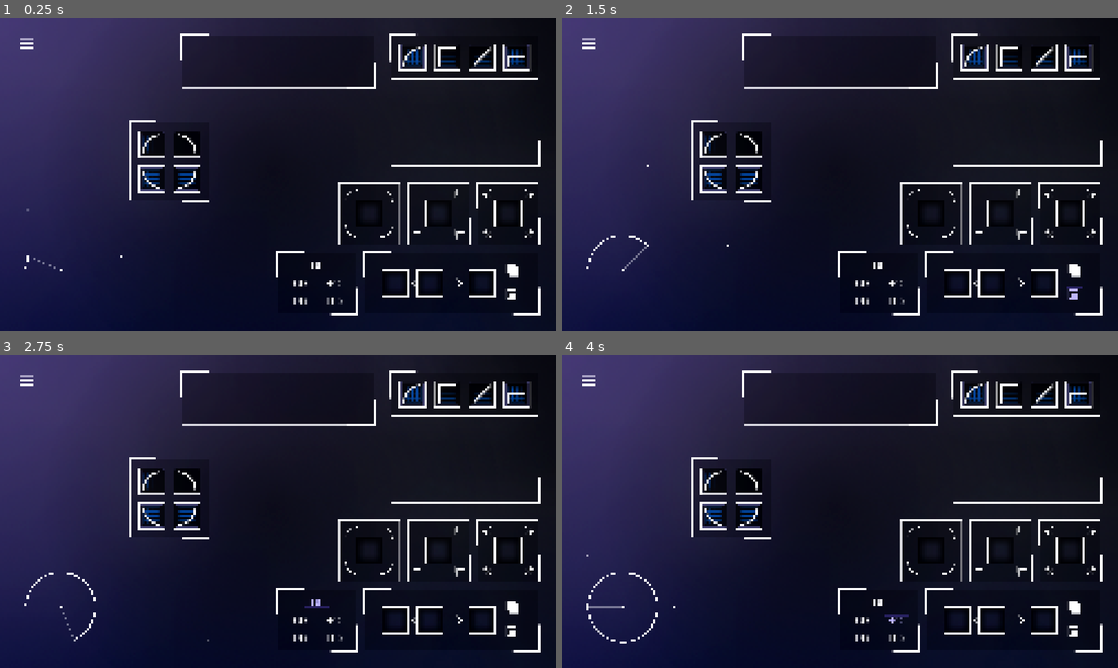
Above: before the commit, frames 1-4 (two rows, left to right).
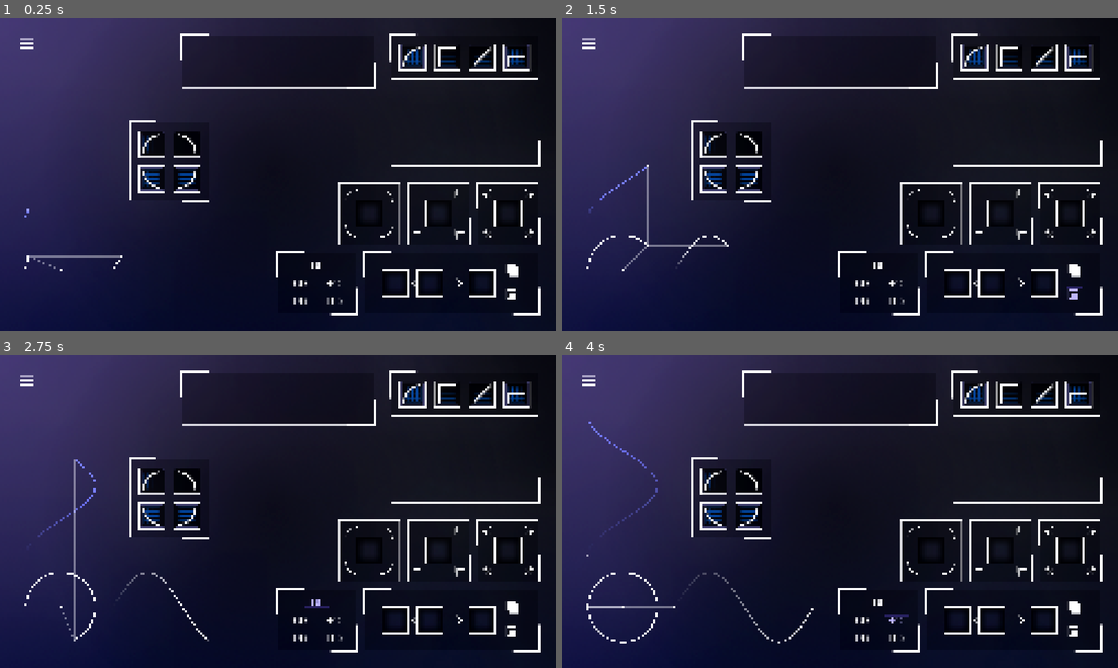
Above: after the commit, the same moments.

Repository: Jfred94/waveform-generator
Game: Godot game, scene res://Scenes/Game/game.tscn
Same seed, same stepped clock (60 frames per second), same inputs: the game is played once before the commit and once after it.
Inputs (mouse positions are in pixels of both pictures, inside the frame that each line leads up to):
- Up to frame 1 (0.25 s): no input
- Up to frame 2 (1.5 s): click (1073, 271) at 0.5 s; click (1073, 296) at 1.25 s
- Up to frame 3 (2.75 s): click (316, 602) at 2 s
- Up to frame 4 (4 s): click (862, 621) at 2.75 s; click (895, 621) at 3.5 s

The runs differ from the first frame. In frame 1, 0.2% of the frame differs, in the area x 4-22%, y 60-81%; in frame 2, 0.3%; in frame 3, 0.4%, in the area x 6-38%, y 33-91%; in frame 4, 0.4%.

Commit message:
waveforms!!!!
now the base gameplay mechanic is down

Diff:
--- a/WaveformGenerator/Scenes/Game/Visualizer/visualizer.gd
+++ b/WaveformGenerator/Scenes/Game/Visualizer/visualizer.gd
@@ -24,6 +24,16 @@
 var is_shape_line_finished = false
 
 @export var cord_line2D: Line2D
+
+var is_first_waveform: bool = true # bool that dictates which waveform is currently playing over the other
+
+@export var waveform_1_line2D_1: Line2D
+@export var waveform_1_line2D_2: Line2D
+@export var waveform_2_line2D_1: Line2D
+@export var waveform_2_line2D_2: Line2D
+
+@export var link_line2D_1: Line2D
+@export var link_line2D_2: Line2D
 
 # Called when the node enters the scene tree for the first time.
 func _ready() -> void:
@@ -35,6 +45,13 @@
 	angle += delta * PI * 0.5
 	if (angle >= 2.0 * PI):
 		angle -= 2.0 * PI
+		is_first_waveform = !is_first_waveform
+		if (is_first_waveform):
+			waveform_1_line2D_1.clear_points()
+			waveform_2_line2D_1.clear_points()
+		else:
+			waveform_1_line2D_2.clear_points()
+			waveform_2_line2D_2.clear_points()
 
 	visualizer_angle += delta * PI * 0.5
 	if (visualizer_angle >= 2.0 * PI):
@@ -158,7 +175,44 @@
 func update_lines() -> void:
 	if (!is_shape_line_finished):
 		shape_line2D.add_point(shape_circle.position)
+
 	cord_line2D.set_point_position(1, shape_circle.position)
+
+	if (is_first_waveform):
+		waveform_1_line2D_1.add_point(waveform_1_circle.position)
+		waveform_2_line2D_1.add_point(waveform_2_circle.position)
+	else:
+		waveform_1_line2D_2.add_point(waveform_1_circle.position)
+		waveform_2_line2D_2.add_point(waveform_2_circle.position)
+
+	link_line2D_1.set_point_position(0, shape_circle.position)
+	link_line2D_1.set_point_position(1, waveform_1_circle.position)
+	link_line2D_2.set_point_position(0, shape_circle.position)
+	link_line2D_2.set_point_position(1, waveform_2_circle.position)
+
+	#waveform_1_line2D_1.gradient.set_offset(0, 0.5)
+
+	if (is_first_waveform):
+		waveform_1_line2D_1.gradient.set_offset(0, 0.0)
+		waveform_2_line2D_1.gradient.set_offset(0, 0.0)
+		waveform_1_line2D_1.gradient.set_offset(1, 0.0 + (angle / (PI * 2.0)))
+		waveform_2_line2D_1.gradient.set_offset(1, 0.0 + (angle / (PI * 2.0)))
+
+		waveform_1_line2D_2.gradient.set_offset(0, 0.0 + (angle / (PI * 2.0)))
+		waveform_2_line2D_2.gradient.set_offset(0, 0.0 + (angle / (PI * 2.0)))
+		waveform_1_line2D_2.gradient.set_offset(1, 1.0)
+		waveform_2_line2D_2.gradient.set_offset(1, 1.0)
+	else:
+		waveform_1_line2D_2.gradient.set_offset(0, 0.0)
+		waveform_2_line2D_2.gradient.set_offset(0, 0.0)
+		waveform_1_line2D_2.gradient.set_offset(1, 0.0 + (angle / (PI * 2.0)))
+		waveform_2_line2D_2.gradient.set_offset(1, 0.0 + (angle / (PI * 2.0)))
+
+		waveform_1_line2D_1.gradient.set_offset(0, 0.0 + (angle / (PI * 2.0)))
+		waveform_2_line2D_1.gradient.set_offset(0, 0.0 + (angle / (PI * 2.0)))
+		waveform_1_line2D_1.gradient.set_offset(1, 1.0)
+		waveform_2_line2D_1.gradient.set_offset(1, 1.0)
+
 
 
 func find_outside_position(_angle: float, _type: int) -> Vector2:
--- a/WaveformGenerator/Scenes/Game/Visualizer/visualizer.tscn
+++ b/WaveformGenerator/Scenes/Game/Visualizer/visualizer.tscn
@@ -1,9 +1,21 @@
-[gd_scene load_steps=3 format=3 uid="uid://bp12trwllcpo7"]
+[gd_scene load_steps=7 format=3 uid="uid://bp12trwllcpo7"]
 
 [ext_resource type="Script" uid="uid://br160jgaorrb3" path="res://Scenes/Game/Visualizer/visualizer.gd" id="1_addbr"]
 [ext_resource type="Texture2D" uid="uid://dm2g724s5j4g8" path="res://Sprites/tv_circle.png" id="2_ub7tk"]
 
-[node name="Visualizer" type="Node2D" node_paths=PackedStringArray("static_circle", "shape_circle", "waveform_1_circle", "waveform_2_circle", "shape_line2D", "cord_line2D")]
+[sub_resource type="Gradient" id="Gradient_ub7tk"]
+colors = PackedColorArray(1, 1, 1, 0, 1, 1, 1, 1)
+
+[sub_resource type="Gradient" id="Gradient_4ef88"]
+colors = PackedColorArray(1, 1, 1, 0, 1, 1, 1, 1)
+
+[sub_resource type="Gradient" id="Gradient_7scpc"]
+colors = PackedColorArray(0.43137255, 0.46666667, 1, 0, 0.43137255, 0.46666667, 1, 1)
+
+[sub_resource type="Gradient" id="Gradient_xln8d"]
+colors = PackedColorArray(0.43137255, 0.46666667, 1, 0, 0.43137255, 0.46666667, 1, 1)
+
+[node name="Visualizer" type="Node2D" node_paths=PackedStringArray("static_circle", "shape_circle", "waveform_1_circle", "waveform_2_circle", "shape_line2D", "cord_line2D", "waveform_1_line2D_1", "waveform_1_line2D_2", "waveform_2_line2D_1", "waveform_2_line2D_2", "link_line2D_1", "link_line2D_2")]
 script = ExtResource("1_addbr")
 static_circle = NodePath("Static Circle")
 shape_circle = NodePath("Shape Circle")
@@ -11,6 +23,12 @@
 waveform_2_circle = NodePath("Waveform 2 Circle")
 shape_line2D = NodePath("Shape Line2D")
 cord_line2D = NodePath("Cord Line2D")
+waveform_1_line2D_1 = NodePath("Waveform 1 Line2D 1")
+waveform_1_line2D_2 = NodePath("Waveform 1 Line2D 2")
+waveform_2_line2D_1 = NodePath("Waveform 2 Line2D 1")
+waveform_2_line2D_2 = NodePath("Waveform 2 Line2D 2")
+link_line2D_1 = NodePath("Link Line2D 1")
+link_line2D_2 = NodePath("Link Line2D 2")
 
 [node name="Static Circle" type="Sprite2D" parent="."]
 texture = ExtResource("2_ub7tk")
@@ -20,10 +38,12 @@
 texture = ExtResource("2_ub7tk")
 
 [node name="Waveform 1 Circle" type="Sprite2D" parent="."]
+z_index = 1
 position = Vector2(240, 0)
 texture = ExtResource("2_ub7tk")
 
 [node name="Waveform 2 Circle" type="Sprite2D" parent="."]
+z_index = 1
 position = Vector2(-160, -240)
 texture = ExtResource("2_ub7tk")
 
@@ -34,3 +54,35 @@
 points = PackedVector2Array(0, 0, -160, 0)
 width = 4.0
 default_color = Color(1, 1, 1, 0.39215687)
+
+[node name="Waveform 1 Line2D 1" type="Line2D" parent="."]
+width = 6.0
+gradient = SubResource("Gradient_ub7tk")
+texture_mode = 2
+
+[node name="Waveform 1 Line2D 2" type="Line2D" parent="."]
+width = 6.0
+gradient = SubResource("Gradient_4ef88")
+texture_mode = 2
+
+[node name="Waveform 2 Line2D 1" type="Line2D" parent="."]
+width = 6.0
+default_color = Color(0.43137255, 0.46666667, 1, 1)
+gradient = SubResource("Gradient_7scpc")
+texture_mode = 2
+
+[node name="Waveform 2 Line2D 2" type="Line2D" parent="."]
+width = 6.0
+default_color = Color(0.43137255, 0.46666667, 1, 1)
+gradient = SubResource("Gradient_xln8d")
+texture_mode = 2
+
+[node name="Link Line2D 1" type="Line2D" parent="."]
+points = PackedVector2Array(-160, 0, 240, 0)
+width = 4.0
+default_color = Color(1, 1, 1, 0.39215687)
+
+[node name="Link Line2D 2" type="Line2D" parent="."]
+points = PackedVector2Array(-160, 0, -160, -240)
+width = 4.0
+default_color = Color(1, 1, 1, 0.39215687)
--- /dev/null
+++ b/WaveformGenerator/Scenes/Game/Visualizer/waveform.gdshader
@@ -0,0 +1,15 @@
+shader_type canvas_item;
+
+uniform float fade_start : hint_range(0.0, 1.0) = 0.0;
+uniform float fade_end   : hint_range(0.0, 1.0) = 1.0;
+uniform vec4 line_color : source_color = vec4(1.0);
+
+void fragment() {
+    // DO NOT use COLOR — it's usually 0 in Line2D shaders
+    vec4 col = line_color;
+
+    float u = UV.x; // will only work if a texture is set OR fill mode = stretch
+
+    float fade = smoothstep(fade_start, fade_end, u);
+    COLOR = vec4(col.rgb, col.a * fade);
+}
Not shown, added: WaveformGenerator/Scenes/Game/Visualizer/waveform.gdshader.uid
